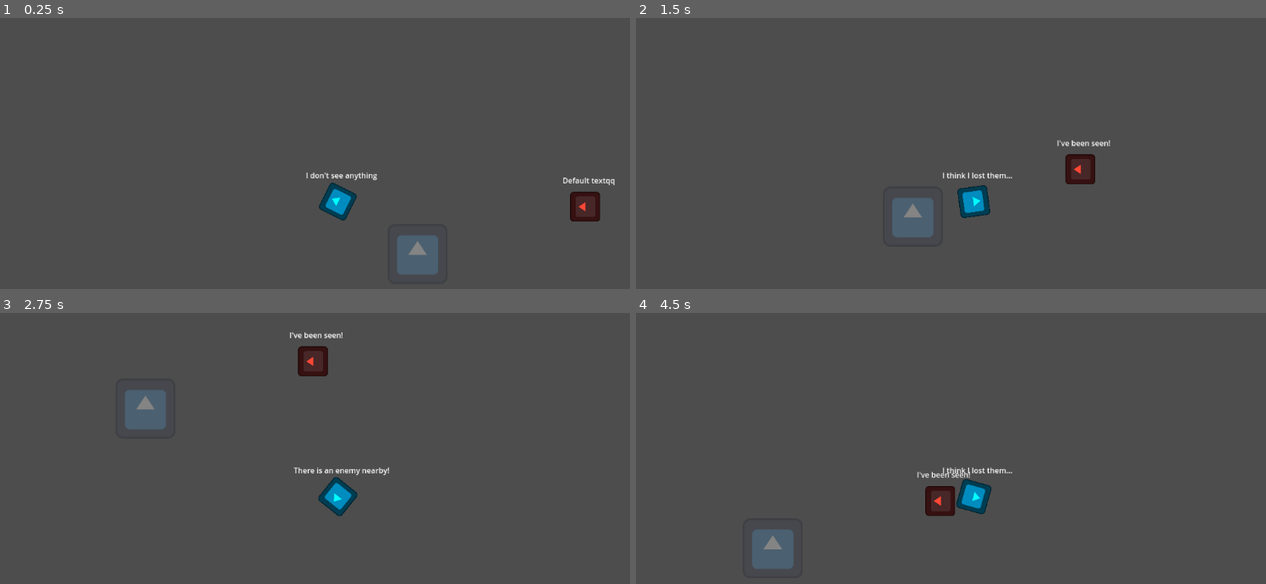
Above: before the commit, frames 1-4 (two rows, left to right).
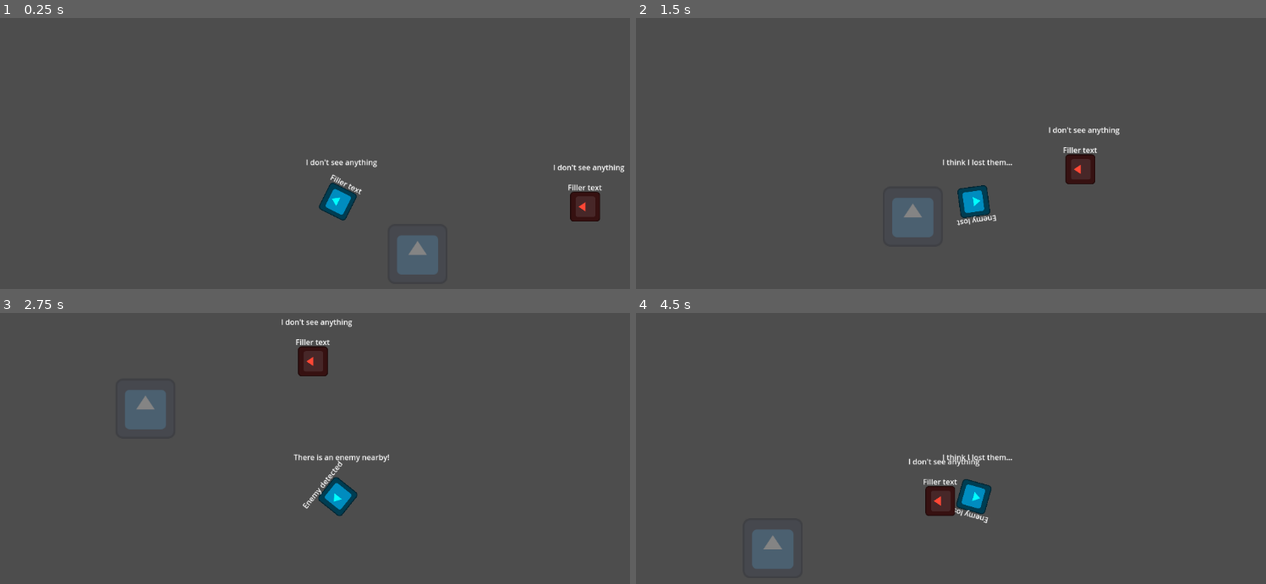
Above: after the commit, the same moments.

Repository: haladrias/godot_wild_jam_82_project
Game: Godot game, scene res://scenes/main.tscn
Two runs of this game, one before a commit and one after it. Both use one fixed random seed, a clock stepped at 60 frames per second and the inputs below. The engine's default icon, where the game draws it, is replaced by a stand-in: a white triangle on a blue panel in a dark square.
Inputs (mouse positions are in pixels of both pictures, inside the frame that each line leads up to):
- Up to frame 1 (0.25 s): no input
- Up to frame 2 (1.5 s): tap Enter at 0.5 s; move the mouse to (1121, 183) at 0.52 s; hold D (move_right) 0.53-1.28 s; move the mouse to (837, 221) at 1.27 s; hold S (move_down) from 1.28 s (still down)
- Up to frame 3 (2.75 s): move the mouse to (403, 413) at 2.02 s; release S (move_down) at 2.03 s; hold D (move_right) from 2.03 s (still down)
- Up to frame 4 (4.5 s): move the mouse to (938, 573) at 2.77 s; release D (move_right) at 2.78 s; hold W (move_up) 2.78-3.53 s; move the mouse to (1177, 554) at 3.52 s; hold A (move_left) from 3.53 s (still down); tap Space at 4.25 s; move the mouse to (768, 440) at 4.27 s

The runs differ from the first frame. In frame 1, 0.7% of the frame differs, in the area x 48-100%, y 52-66%; in frame 2, 0.7%; in frame 3, 0.8%, in the area x 44-62%, y 2-73%; in frame 4, 0.7%.

Commit message:
WIP save
Untangling signals and debugging area detection - the bug seems to be tied to mouse position

Diff:
--- a/scenes/detection_component.tscn
+++ b/scenes/detection_component.tscn
@@ -7,12 +7,12 @@
 
 [node name="DetectionComponent" type="Node2D"]
 script = ExtResource("1_dvnaf")
+cone_resolution = 6
 
 [node name="ViewCone" type="Area2D" parent="." groups=["ViewCone"]]
 
 [node name="CollisionPolygon2D" type="CollisionPolygon2D" parent="ViewCone"]
-build_mode = 1
-polygon = PackedVector2Array(0, 0, 400, -700, -400, -700)
+polygon = PackedVector2Array(0, 0, 212.132, -212.132, 259.808, -150, 289.778, -77.6457, 300, 0, 289.778, 77.6457, 259.808, 150, 212.132, 212.132)
 
 [node name="ProximityArea" type="Area2D" parent="."]
 
@@ -20,6 +20,24 @@
 shape = SubResource("CircleShape2D_dvnaf")
 debug_color = Color(0, 0.6, 0.701961, 0.0784314)
 
+[node name="DebugLabel" type="RichTextLabel" parent="."]
+anchors_preset = 7
+anchor_left = 0.5
+anchor_top = 1.0
+anchor_right = 0.5
+anchor_bottom = 1.0
+offset_left = -112.0
+offset_top = -53.0
+offset_right = 112.0
+offset_bottom = -30.0
+grow_horizontal = 2
+grow_vertical = 0
+size_flags_horizontal = 4
+text = "Filler text"
+fit_content = true
+horizontal_alignment = 1
+vertical_alignment = 1
+
 [connection signal="area_entered" from="ViewCone" to="." method="view_cone_detected"]
 [connection signal="area_exited" from="ViewCone" to="." method="view_cone_no_longer_detected"]
 [connection signal="area_entered" from="ProximityArea" to="." method="proximity_detected"]
--- a/scenes/enemy.tscn
+++ b/scenes/enemy.tscn
@@ -16,7 +16,7 @@
 script = ExtResource("1_c4w8v")
 input_component = NodePath("InputComponent")
 movement_component = NodePath("MovementComponent")
-detection_component = NodePath("DetectionComponent")
+detection_component = NodePath("CollisionShape2D/DetectionComponent")
 
 [node name="CollisionShape2D" type="CollisionShape2D" parent="."]
 shape = SubResource("RectangleShape2D_h0i82")
@@ -27,11 +27,12 @@
 scale = Vector2(0.5, 0.5)
 texture = ExtResource("2_smlvt")
 
-[node name="Area2D" type="Area2D" parent="CollisionShape2D/Sprite2D" groups=["Detectable", "Enemy"]]
-rotation = 1.5708
-scale = Vector2(2, 2)
+[node name="DetectionComponent" parent="CollisionShape2D" instance=ExtResource("5_ujyba")]
+faction = 1
 
-[node name="CollisionShape2D" type="CollisionShape2D" parent="CollisionShape2D/Sprite2D/Area2D"]
+[node name="Area2D" type="Area2D" parent="CollisionShape2D/DetectionComponent" groups=["Detectable", "Enemy"]]
+
+[node name="CollisionShape2D" type="CollisionShape2D" parent="CollisionShape2D/DetectionComponent/Area2D"]
 shape = SubResource("RectangleShape2D_j5nhj")
 debug_color = Color(0, 0.6, 0.701961, 0.101961)
 
@@ -39,20 +40,12 @@
 
 [node name="MovementComponent" parent="." instance=ExtResource("4_ujyba")]
 
-[node name="DetectionComponent" parent="." instance=ExtResource("5_ujyba")]
-faction = 1
-cone_resolution = 20
-cone_radius = 300.0
-cone_angle = 90.0
-
 [node name="DebugLabel" type="RichTextLabel" parent="."]
 offset_left = -104.0
-offset_top = -72.0
+offset_top = -100.0
 offset_right = 120.0
-offset_bottom = -40.0
+offset_bottom = -68.0
 text = "Default textqq"
 fit_content = true
 horizontal_alignment = 1
 vertical_alignment = 1
-
-[connection signal="area_entered" from="CollisionShape2D/Sprite2D/Area2D" to="." method="_on_area_2d_area_entered"]
--- a/scenes/temp_player.tscn
+++ b/scenes/temp_player.tscn
@@ -28,10 +28,6 @@
 texture = ExtResource("2_smlvt")
 
 [node name="DetectionComponent" parent="CollisionShape2D" instance=ExtResource("5_ujyba")]
-faction = 0
-cone_resolution = 20
-cone_radius = 300.0
-cone_angle = 90.0
 
 [node name="Area2D" type="Area2D" parent="CollisionShape2D/DetectionComponent" groups=["Player"]]
 
@@ -47,10 +43,10 @@
 
 [node name="DebugLabel" type="RichTextLabel" parent="."]
 offset_left = -104.0
-offset_top = -72.0
+offset_top = -100.0
 offset_right = 120.0
-offset_bottom = -40.0
-text = "Default textqq"
+offset_bottom = -68.0
+text = "Default text"
 fit_content = true
 horizontal_alignment = 1
 vertical_alignment = 1
--- a/scripts/detection_component.gd
+++ b/scripts/detection_component.gd
@@ -8,10 +8,10 @@
 
 
 @export var faction: GlobalConstants.FactionType
-
+@onready var debug_label: RichTextLabel = $DebugLabel
 @onready var view_cone: Area2D = $ViewCone
 @onready var proximity_area: Area2D = $ProximityArea
-
+@onready var is_detecting: bool = false
 @onready var collision_polygon_2d: CollisionPolygon2D = $ViewCone/CollisionPolygon2D
 var cone_direction: Vector2
 
@@ -43,10 +43,10 @@
 
 func _ready() -> void:
 	set_view_cone_polygon()
-	set_faction()
+	set_faction_groups()
 
 
-func set_faction():
+func set_faction_groups():
 	match faction:
 		GlobalConstants.FactionType.Player:
 			view_cone.add_to_group("PlayerDetector")
@@ -79,6 +79,7 @@
 
 func view_cone_detected(area: Area2D):
 	# TODO: Trigger seen behaviour
+	is_detecting = true
 	var direction = global_position.direction_to(area.global_position)
 	var facing_ratio = cone_direction.dot(direction)
 	var fov_ratio = cos(deg_to_rad(70))
@@ -86,26 +87,28 @@
 		match faction:
 			GlobalConstants.FactionType.Player:
 				if area.is_in_group("Enemy"):
-					print("In field of vision")
-					print(fov_ratio)
-					view_cone_detection_triggered.emit(area)
+					DebugTools.update_debug_label(debug_label,"Enemy detected")
+					view_cone_detection_triggered.emit(area, is_detecting)
 			GlobalConstants.FactionType.Enemy:
 				if area.is_in_group("Player"):
 					print("Player detected")
-					view_cone_detection_triggered.emit(area)
+					view_cone_detection_triggered.emit(area, is_detecting)
 	else:
 		print("Not in field of vision")
 
 
 func view_cone_no_longer_detected(area: Area2D):
+	is_detecting = false
 	if area.is_in_group("Enemy"):
-		view_cone_detection_stopped.emit(area)
-		print("Lost sight of enemy")
+		view_cone_detection_stopped.emit(area, is_detecting)
+		DebugTools.update_debug_label(debug_label,"Enemy lost")
 
 
 func proximity_detected(area: Area2D):
-	proximity_detection_triggered.emit(area)
+	is_detecting = true
+	proximity_detection_triggered.emit(area, is_detecting)
 
 
 func proximity_no_longer_detected(area: Area2D):
-	proximity_detection_stopped.emit(area)
+	is_detecting = false
+	proximity_detection_stopped.emit(area, is_detecting)
--- a/scripts/enemy.gd
+++ b/scripts/enemy.gd
@@ -7,7 +7,9 @@
 
 func _ready() -> void:
 	#detection_component.proximity_detection_triggered.connect(panic)
-	detection_component.view_cone_detection_triggered.connect(panic)
+	detection_component.view_cone_detection_triggered.connect(was_detected)
+	detection_component.view_cone_detection_stopped.connect(not_detected)
+	DebugTools.update_debug_label(debug_label, "I don't see anything")
 	pass
 
 func _process(_delta):
@@ -16,10 +18,11 @@
 	#move_and_slide()
 	return
 
-func panic():
-	DebugTools.update_debug_label(debug_label, "I've been seen!")
+func was_detected(_area: Area2D, is_detecting: bool):
+	if is_detecting:
+		DebugTools.update_debug_label(debug_label, "I've been seen!")
 
 
-func _on_area_2d_area_entered(area: Area2D) -> void:
-	if area.is_in_group("PlayerDetector"):
-		panic()
+func not_detected(_area: Area2D, is_detecting: bool):
+	if !is_detecting:
+		DebugTools.update_debug_label(debug_label, "I'm no longer seen!")
--- a/scripts/signal_bus.gd
+++ b/scripts/signal_bus.gd
@@ -3,3 +3,6 @@
 signal player_entered_portal # Can be used to kick off UI changes, enemy behaviour, rescue timerq
 signal player_exited_portal
 signal portal_timer_completed
+
+
+# Debug signals
--- a/scripts/temp_player.gd
+++ b/scripts/temp_player.gd
@@ -22,13 +22,13 @@
 	return
 
 
-func detected(area):
+func detected(area: Area2D, _is_detecting: bool):
 	if area.is_in_group("Enemy"):
 		DebugTools.update_debug_label(debug_label, "There is an enemy nearby!")
 	if area.is_in_group("Portal"):
 		DebugTools.update_debug_label(debug_label, "I need to stay here to activate the portal!")
 
 
-func not_detected(area):
+func not_detected(area: Area2D, _is_detecting: bool):
 	if area.is_in_group("Enemy"):
 		DebugTools.update_debug_label(debug_label, "I think I lost them...")
